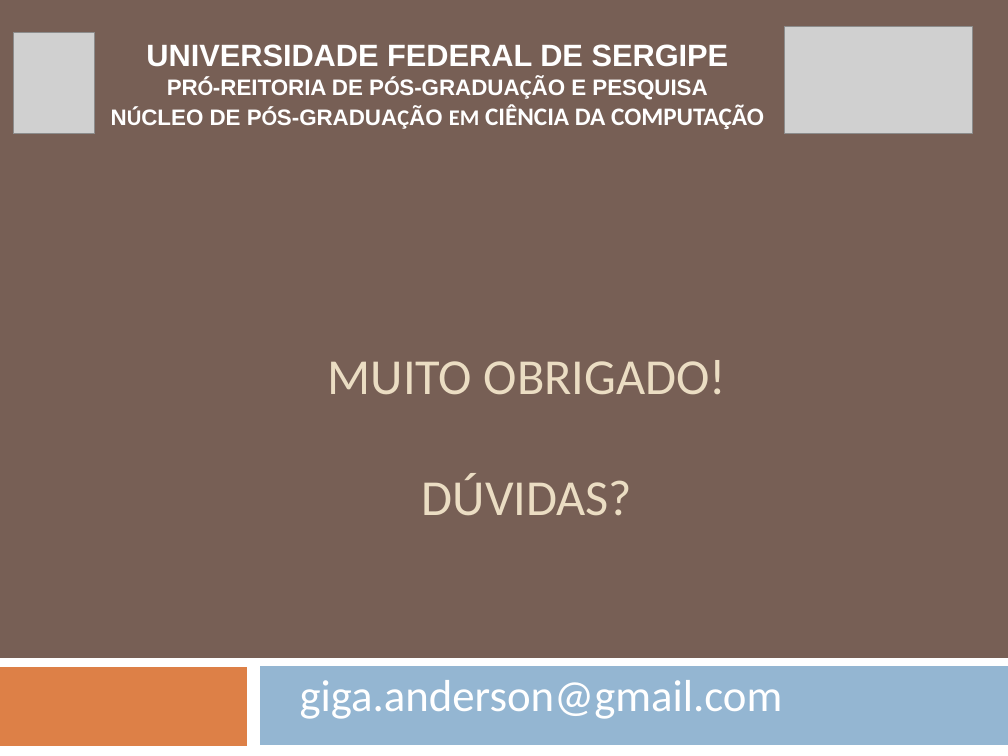
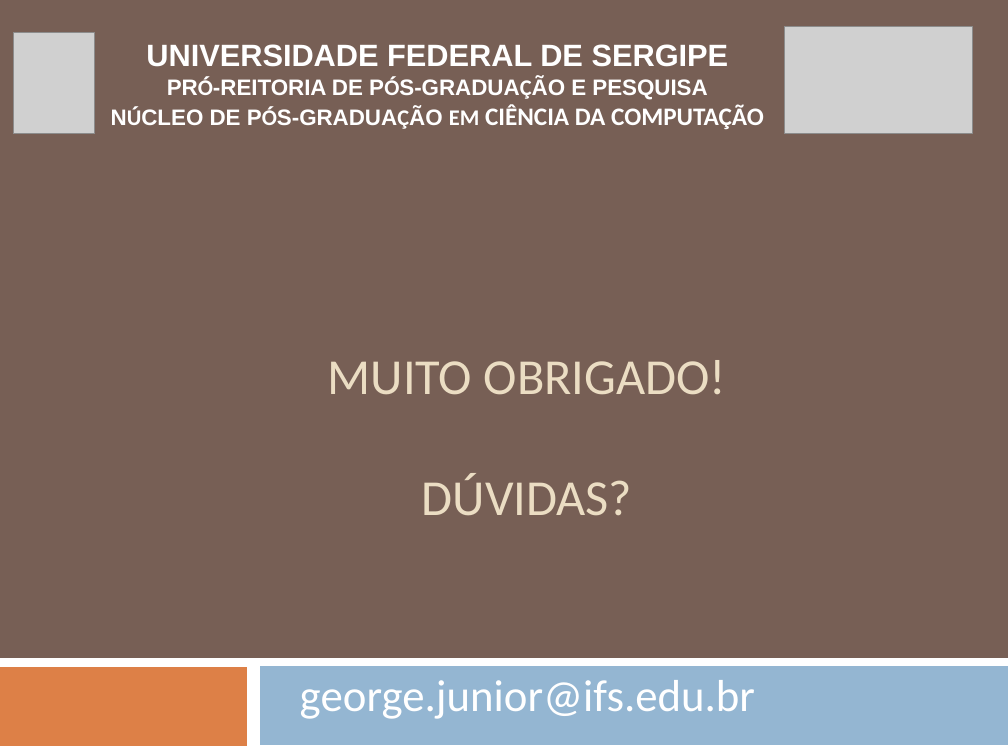
Before and after one commit to geoleite/Mestrado, a slide deck: slide 26 of Apresentacao/ApresentaçãoV1.pptx (slide 42 before the commit). Drawn at 1008x756 pixels with LibreOffice and Linux fonts; fonts in the diff are those of the drawing; grey boxes stand for pictures. Boxes give left, top, right and bottom in pixels: in the first picture for what was removed or moved away, otherwise in the second. Text is boxed around its words. In the diff, an @@ line names an element or a change of style, - is before the commit and + after.

```diff
--- a/Apresentacao/ApresentaçãoV1.pptx
+++ b/Apresentacao/ApresentaçãoV1.pptx
@@ text at <box>300,680,756,719</box>: text changed @@
-giga.anderson@gmail.com
+george.junior@ifs.edu.br
```
Also in this commit, not shown: 8 other slides changed, 13 slides added, 29 slides removed, 29 other files.
